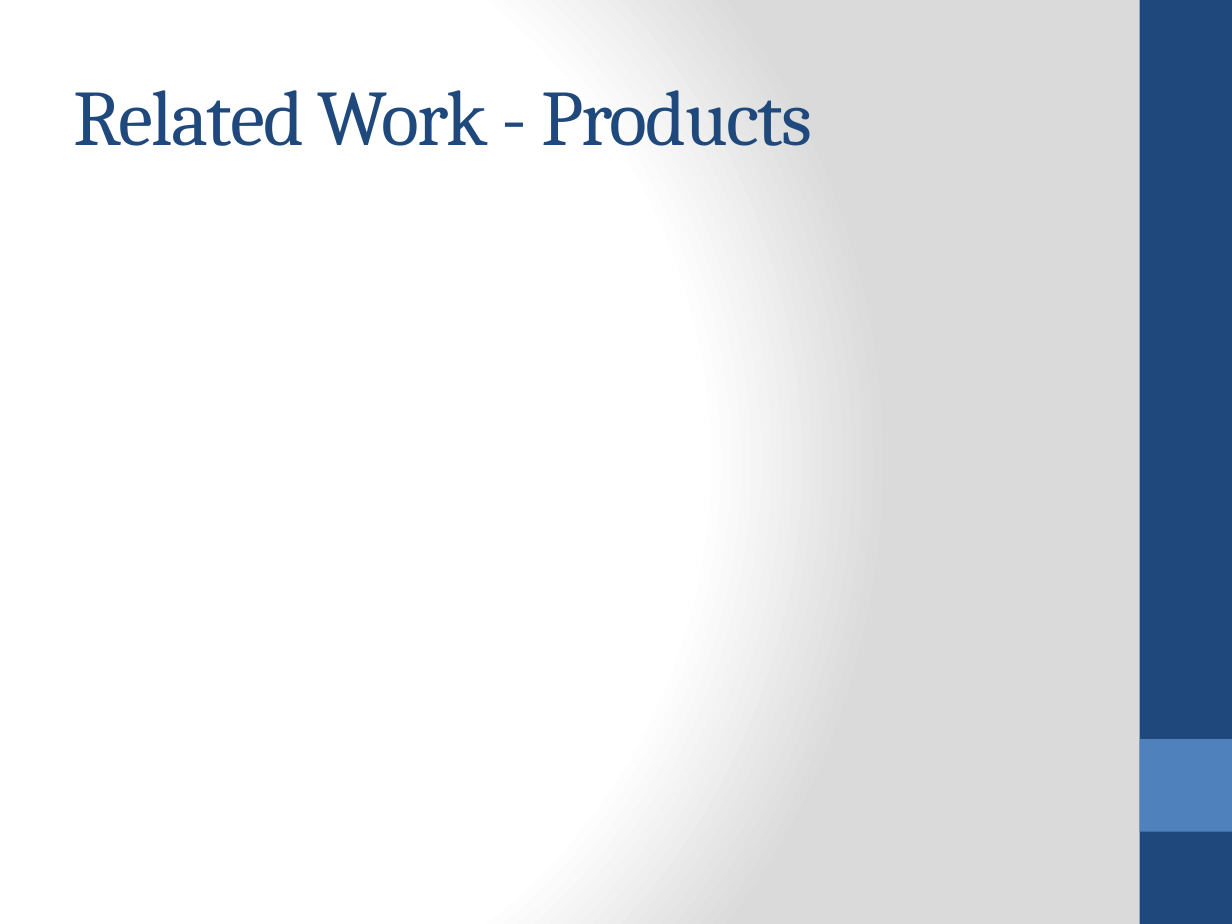
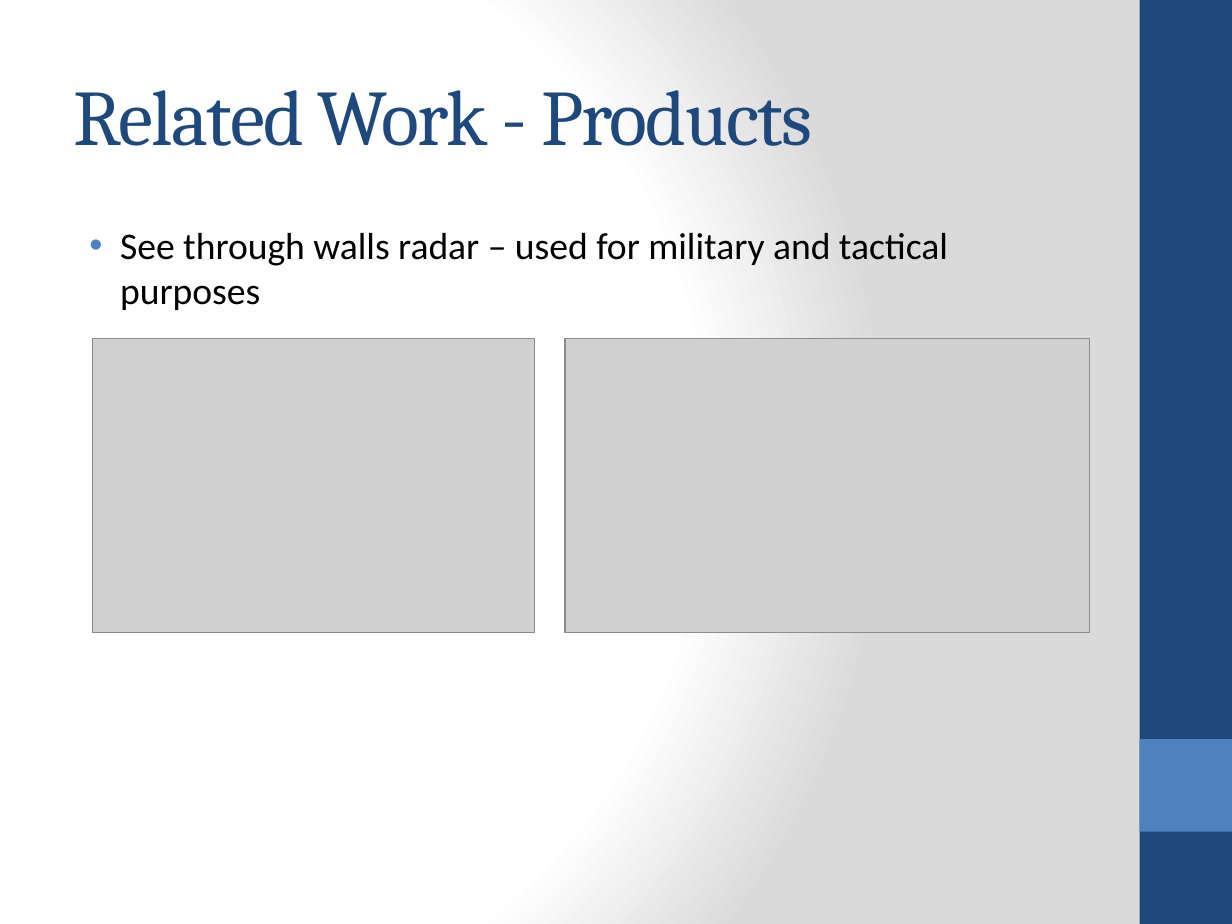
Before and after one commit to jithendra89/research, a slide deck: slide 8 of presentations/interim-final.pptx. Drawn at 1232x924 pixels with LibreOffice and Linux fonts; fonts in the diff are those of the drawing; grey boxes stand for pictures. Boxes give left, top, right and bottom in pixels: in the first picture for what was removed or moved away, otherwise in the second. Text is boxed around its words. In the diff, an @@ line names an element or a change of style, - is before the commit and + after.

```diff
--- a/presentations/interim-final.pptx
+++ b/presentations/interim-final.pptx
@@ text added at (120, 233, 948, 310), 22 pt, text #000000 @@
+• See through walls radar – used for military and tactical purposes
@@ picture added at (92, 339, 535, 633) @@
@@ picture added at (565, 339, 1090, 633) @@
```
Also in this commit, not shown: 1 other slide changed, 2 slides added, 2 other files.
